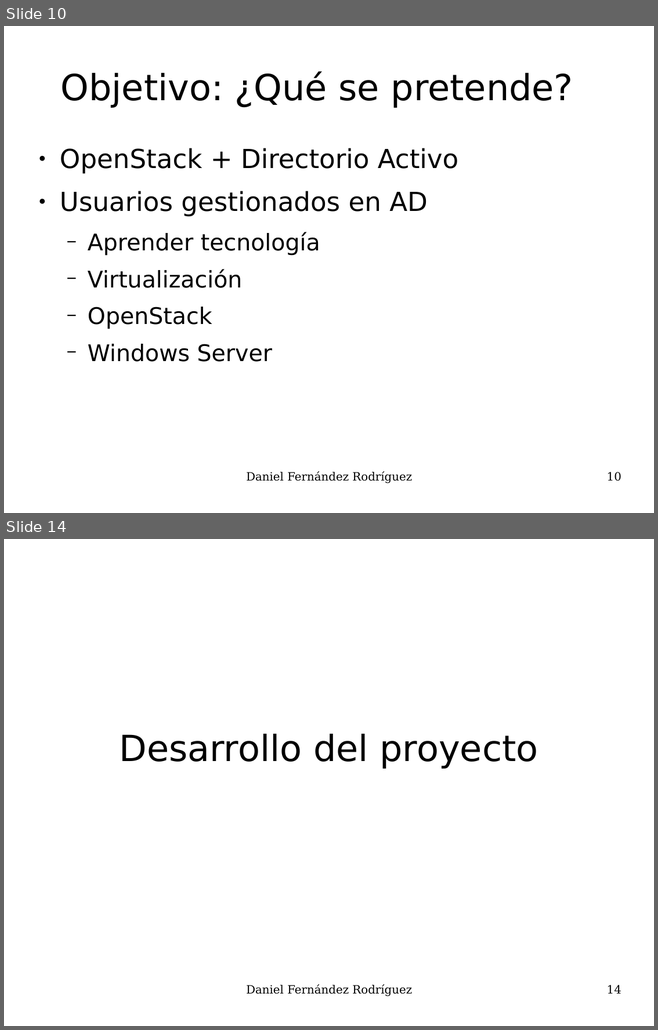
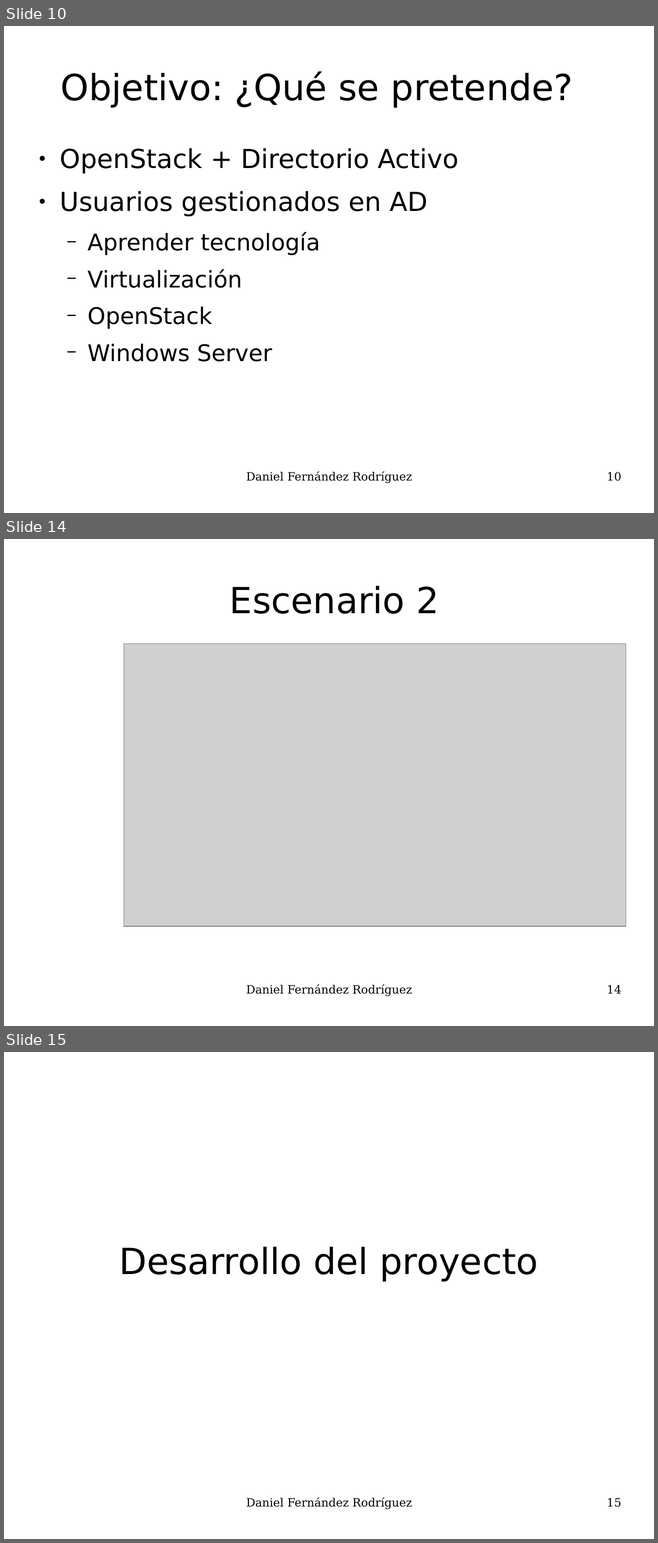
Before and after one commit to UO180222/tfg, a slide deck: docs/presentacion.odp. Shown one above the other, each under a label of ours: slides 10 and 14 before the commit, slides 10, 14 and 15 after it; the slides between them are not shown. The pictures are 658x1030 and 658x1543 pixels, drawn with LibreOffice and Linux fonts; fonts in the diff are those of the drawing; grey boxes stand for pictures. Boxes give left, top, right and bottom in pixels: in the first picture for what was removed or moved away, otherwise in the second. Text is boxed around its words. In the diff, an @@ line names an element or a change of style, - is before the commit and + after.

```diff
--- a/docs/presentacion.odp
+++ b/docs/presentacion.odp
@@ slide 14 added at box(4, 539, 654, 1026), background #FFFFFF @@
@@ title added at box(230, 585, 438, 614), 44 pt, text #000000 @@
+Escenario 2
@@ picture added at box(123, 644, 626, 926) @@
@@ text added at box(246, 985, 412, 997), 14 pt, text #000000 @@
+Daniel Fernández Rodríguez
@@ page number added at box(607, 985, 621, 994), 14 pt, text #000000 @@
+14
@@ what was slide 14 is now slide 15 @@
@@ page number at box(607, 1498, 621, 1507): text changed @@
-14
+15
```
Also in this commit, not shown: 15 slides changed, 2 other slides added, 44 other files.
